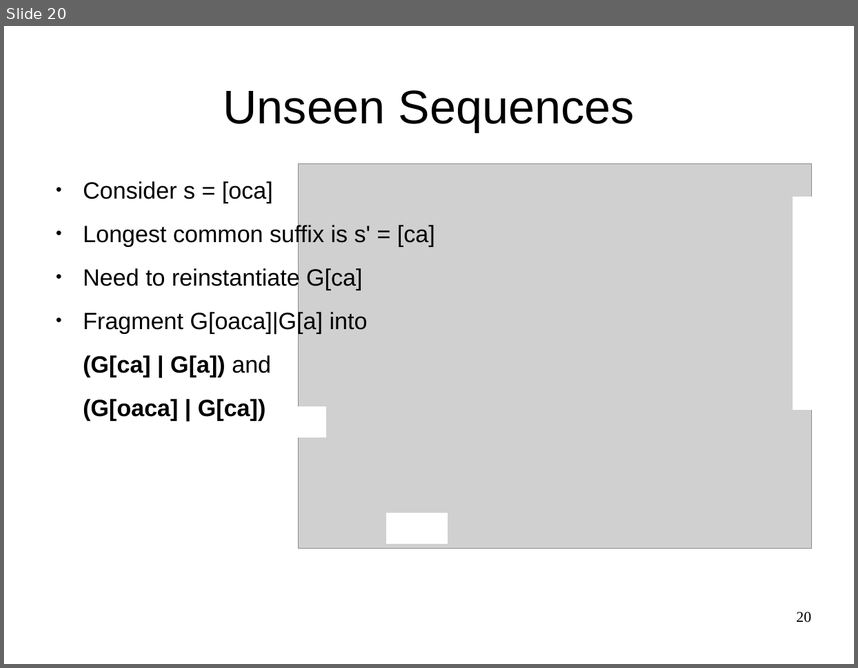
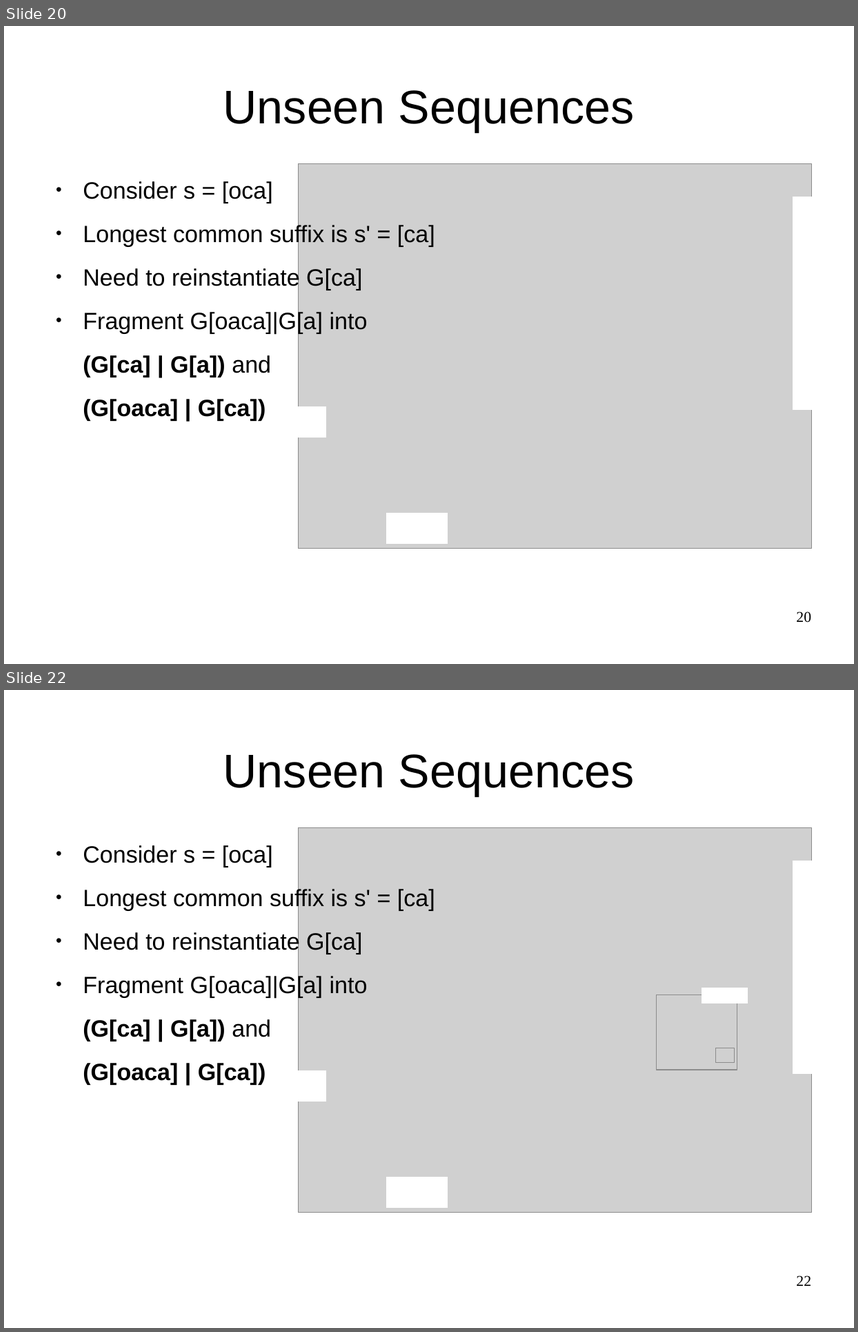
Before and after one commit to snadi/cs886, a slide deck: cs886/presentation/cs886_sarah-karim.odp. Shown one above the other, each under a label of ours: slide 20 before the commit, slides 20 and 22 after it; the slides between them are not shown. The pictures are 858x668 and 858x1332 pixels, drawn with LibreOffice and Linux fonts; fonts in the diff are those of the drawing; grey boxes stand for pictures. Boxes give left, top, right and bottom in pixels: in the first picture for what was removed or moved away, otherwise in the second. Text is boxed around its words. In the diff, an @@ line names an element or a change of style, - is before the commit and + after.

```diff
--- a/cs886/presentation/cs886_sarah-karim.odp
+++ b/cs886/presentation/cs886_sarah-karim.odp
@@ slide 22 added at [4,690,854,1328], background #FFFFFF @@
@@ title added at [223,754,635,796], 44 pt, text #000000 @@
+Unseen Sequences
@@ text added at [83,845,435,1084], 22 pt, text #000000 @@
+● Consider s = [oca]
+● Longest common suffix is s' = [ca]
+● Need to reinstantiate G[ca]
+● Fragment G[oaca]|G[a] into
+(G[ca] | G[a]) and
+(G[oaca] | G[ca])
@@ picture added at [657,995,737,1069] @@
@@ rectangle added at [703,988,749,1003], fill #FFFFFF, outline #FFFFFF 0 pt @@
@@ picture added at [716,1048,735,1063] @@
@@ group added at [266,827,854,1212]: 3 rectangles, 1 picture @@
@@ page number added at [796,1275,811,1285], 14 pt, text #000000 @@
+22
```
Also in this commit, not shown: 5 slides changed, 1 other slide added, 1 other file.
